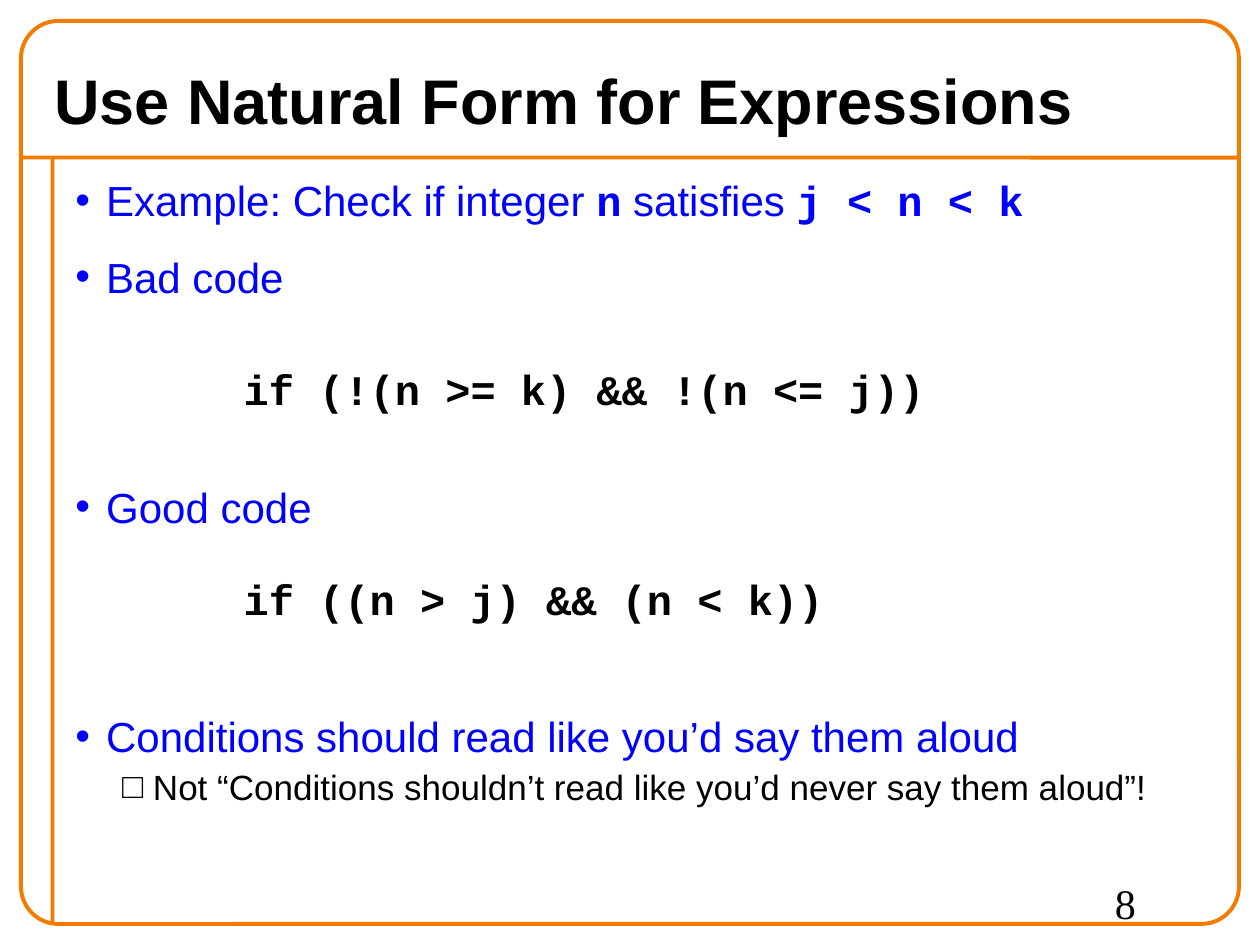
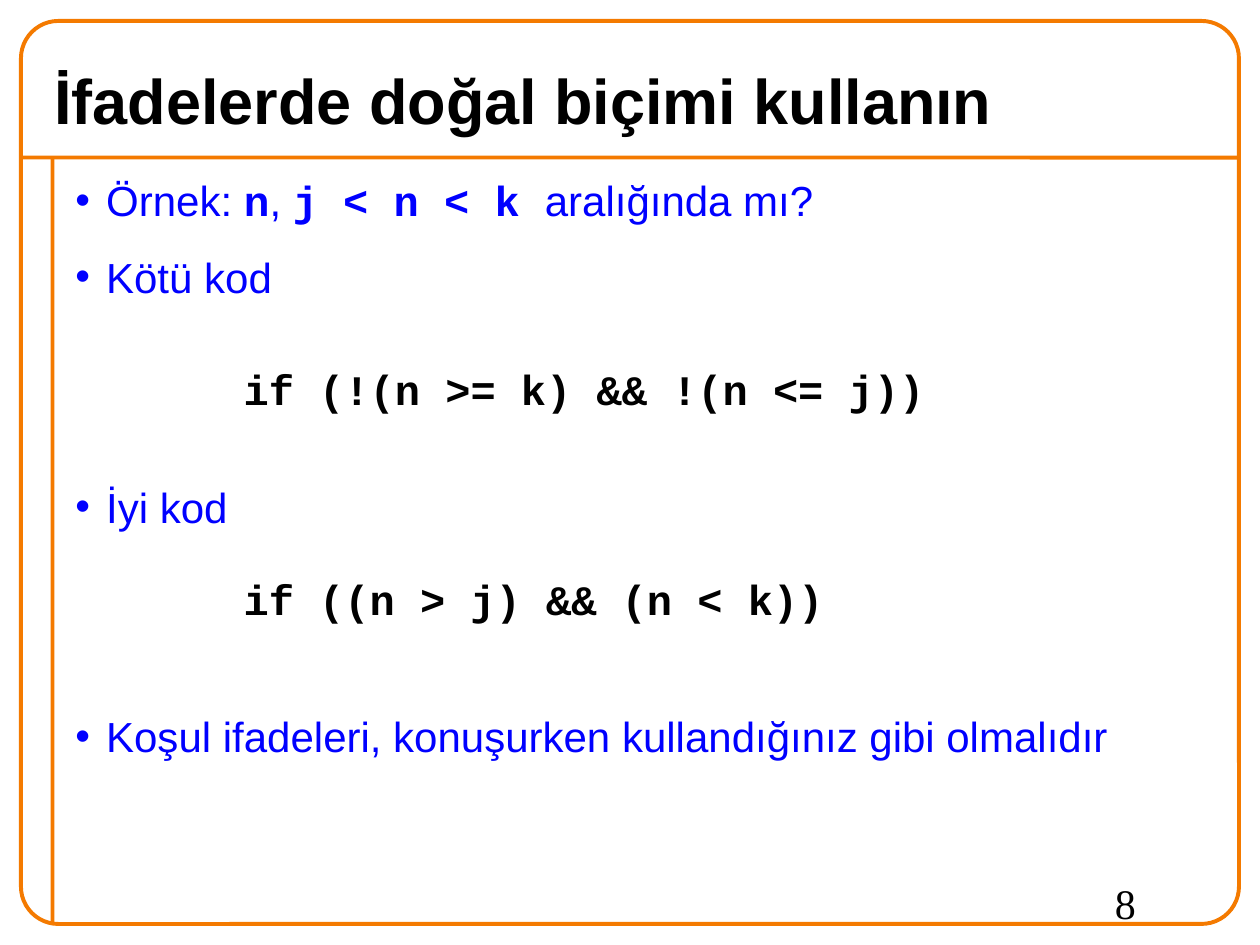
Before and after one commit to 19ceng/ceng201pro, a slide deck: slide 8 of 04mod.odp. Drawn at 1260x945 pixels with LibreOffice and Linux fonts; fonts in the diff are those of the drawing; background and template pictures are left out. Boxes give left, top, right and bottom in pixels: in the first picture for what was removed or moved away, otherwise in the second. Text is boxed around its words. In the diff, an @@ line names an element or a change of style, - is before the commit and + after.

```diff
--- a/04mod.odp
+++ b/04mod.odp
@@ title at (x1=54, y1=75, x2=992, y2=136): text changed @@
-Use Natural Form for Expressions
+İfadelerde doğal biçimi kullanın
@@ text at (x1=106, y1=182, x2=1107, y2=761): text changed @@
-• Example: Check if integer n satisfies j < n < k
-• Bad code
-• Good code
-• Conditions should read like you’d say them aloud
-  □ Not “Conditions shouldn’t read like you’d never say them aloud”!
+• Örnek: n, j < n < k aralığında mı?
+• Kötü kod
+• İyi kod
+• Koşul ifadeleri, konuşurken kullandığınız gibi olmalıdır
```
Also in this commit, not shown: 22 other slides changed, 13 slides added, 13 slides removed, 4 other files.
